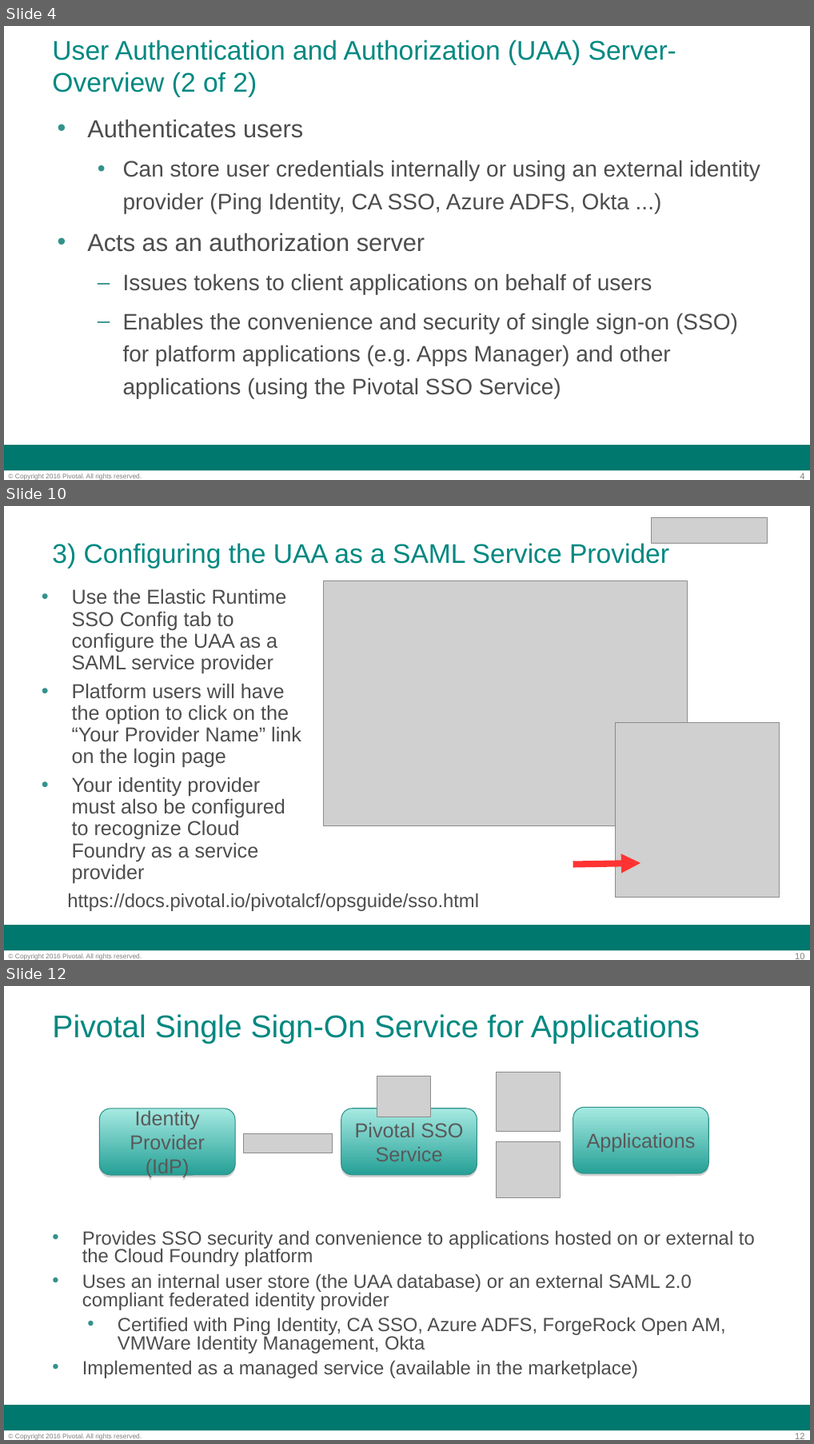
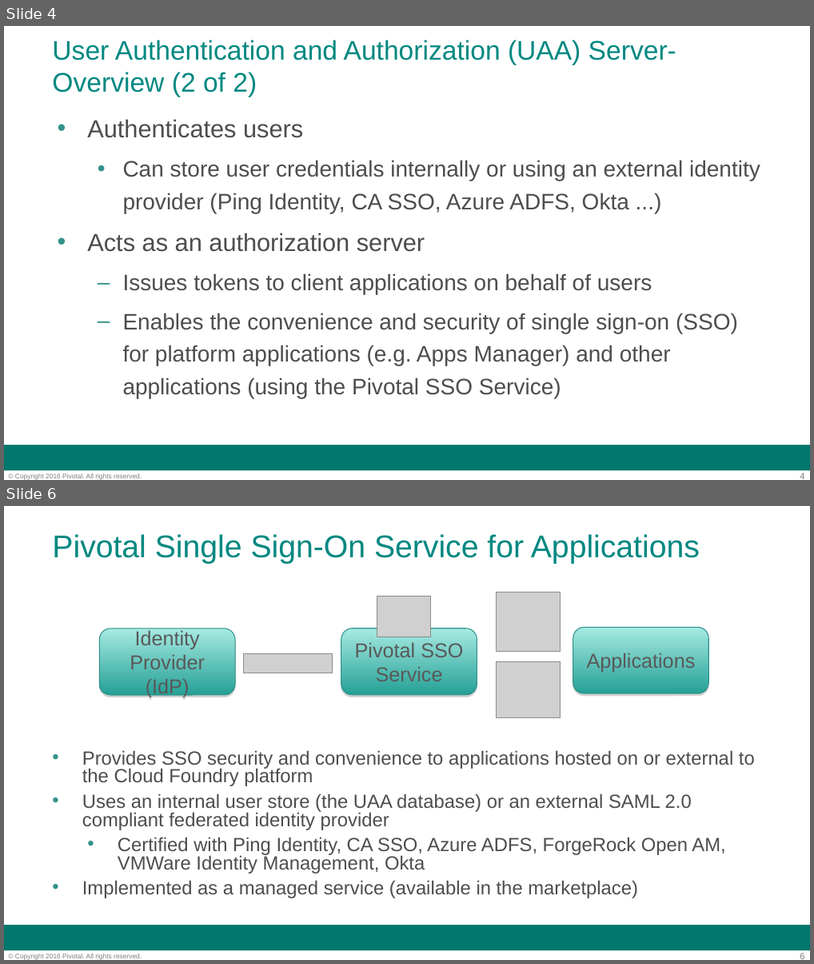
Before and after one commit to codehopper-uk/pcf-workshop, a slide deck: applications/slides/day-2/09.2-security-and-sso.ppt. Shown one above the other, each under a label of ours: slides 4, 10 and 12 before the commit, slides 4 and 6 after it; the slides between them are not shown. The pictures are 814x1444 and 814x964 pixels, drawn with LibreOffice and Linux fonts; fonts in the diff are those of the drawing; grey boxes stand for pictures; background and template pictures are left out. Boxes give left, top, right and bottom in pixels: in the first picture for what was removed or moved away, otherwise in the second. Text is boxed around its words. In the diff, an @@ line names an element or a change of style, - is before the commit and + after.

```diff
--- a/applications/slides/day-2/09.2-security-and-sso.ppt
+++ b/applications/slides/day-2/09.2-security-and-sso.ppt
@@ slide 10 removed at <box>4,506,810,960</box>, background #FFFFFF; not listed: 3 template elements that a slide beside it also shows @@
@@ picture removed at <box>651,518,768,543</box> @@
@@ title removed at <box>52,541,670,568</box> @@
-3) Configuring the UAA as a SAML Service Provider
@@ text removed at <box>72,588,302,883</box> @@
-• Use the Elastic Runtime SSO Config tab to configure the UAA as a SAML service provider
-• Platform users will have the option to click on the “Your Provider Name” link on the login page
-• Your identity provider must also be configured to recognize Cloud Foundry as a service provider
@@ picture removed at <box>323,581,688,825</box> @@
@@ picture removed at <box>616,722,780,896</box> @@
@@ arrow removed from (574, 864) to (641, 864) @@
@@ text removed at <box>67,892,479,911</box> @@
-https://docs.pivotal.io/pivotalcf/opsguide/sso.html
@@ what was slide 12 is now slide 6 @@
@@ page number at <box>800,952,805,959</box>: text changed @@
-12
+6
```
Also in this commit, not shown: 2 slides changed, 5 other slides removed, 4 other files.
